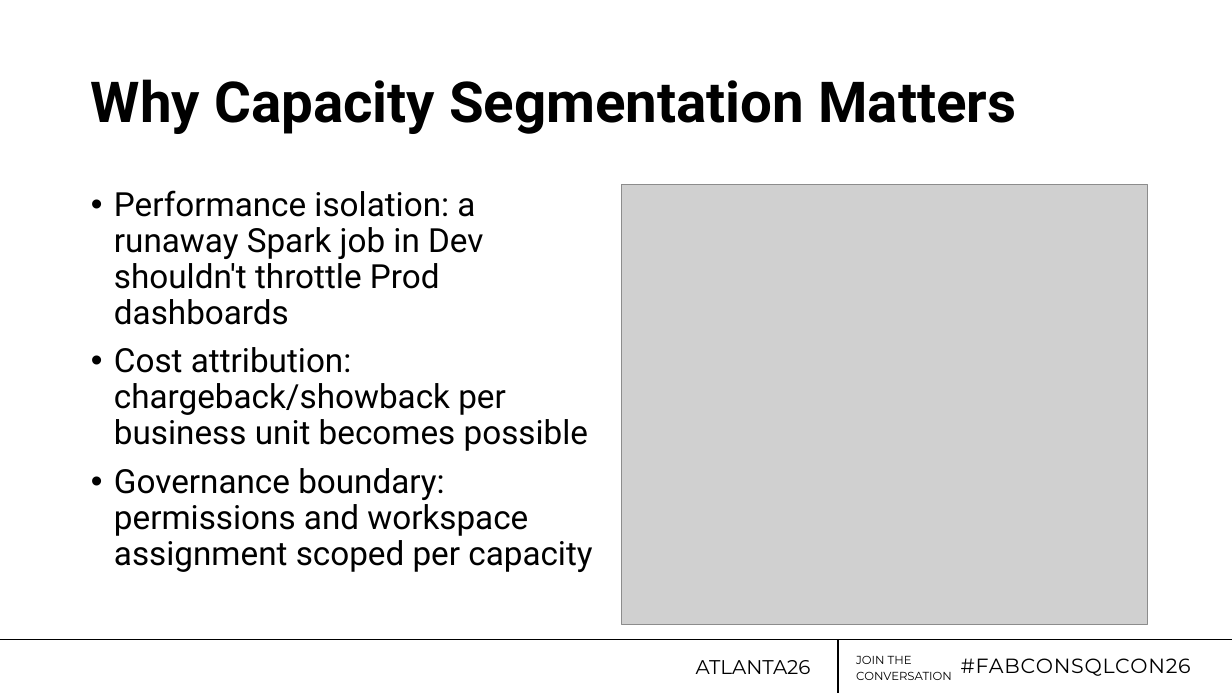
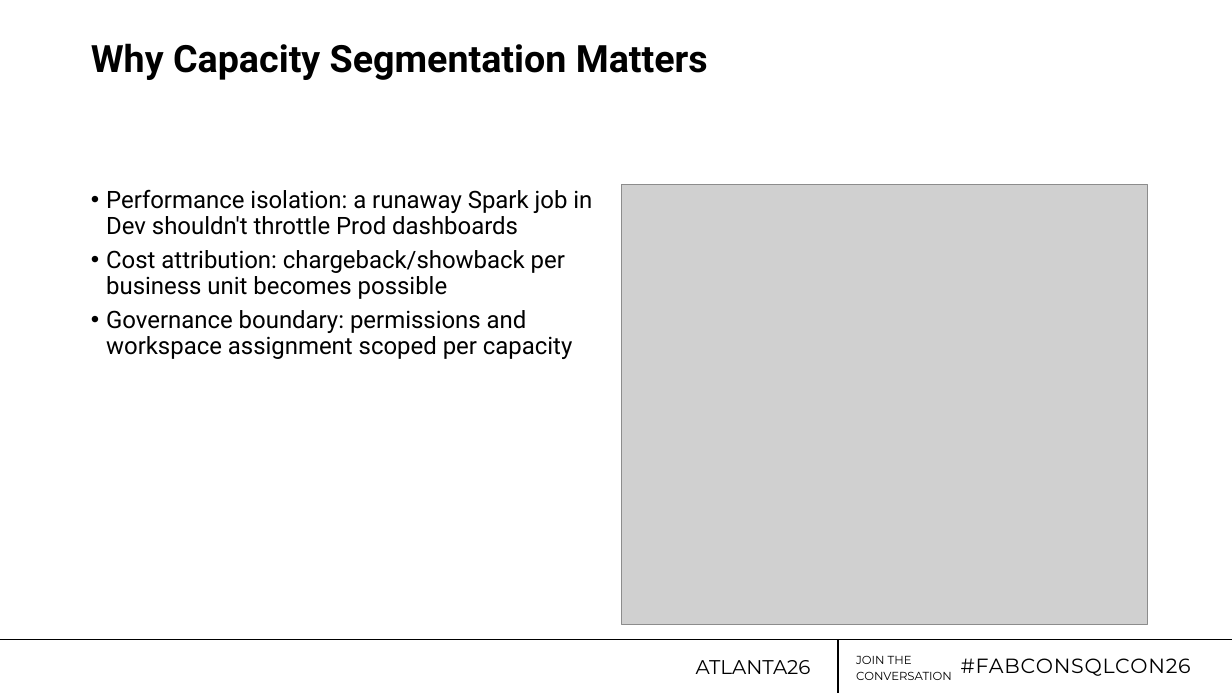
Before and after one commit to jdanton/FabricWAF, a slide deck: slide 10 of Dantoni_FabCon26-WAF.pptx (slide 11 before the commit). Drawn at 1232x693 pixels with LibreOffice and Linux fonts; fonts in the diff are those of the drawing; grey boxes stand for pictures; background and template pictures are left out. Boxes give left, top, right and bottom in pixels: in the first picture for what was removed or moved away, otherwise in the second. Text is boxed around its words. In the diff, an @@ line names an element or a change of style, - is before the commit and + after.

```diff
--- a/Dantoni_FabCon26-WAF.pptx
+++ b/Dantoni_FabCon26-WAF.pptx
@@ title "Why Capacity Segmentation Matters" at bbox=[91, 43, 708, 80]: size 66 to 44 pt; vertical alignment middle to top @@
@@ text "Performance isolation: a runaway Spark ..." at bbox=[106, 189, 592, 359]: size 38.9 to 28 pt; indent changed; less space between paragraphs @@
```
Also in this commit, not shown: 30 other slides changed, 1 slide removed, 29 other files.
